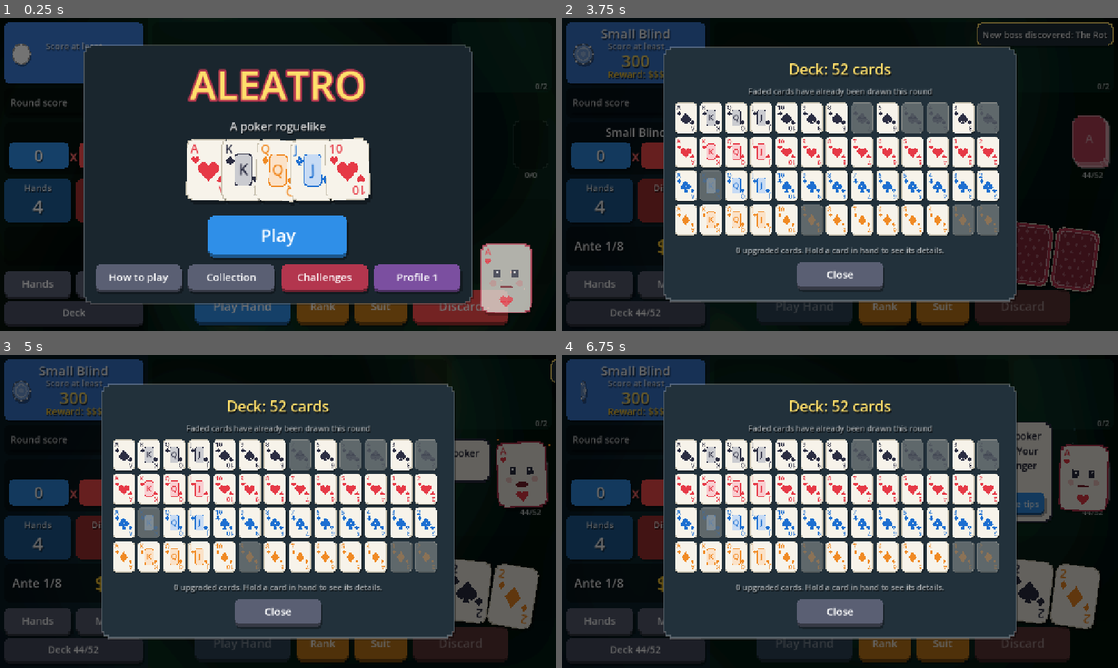
Above: before the commit, frames 1-4 (two rows, left to right).
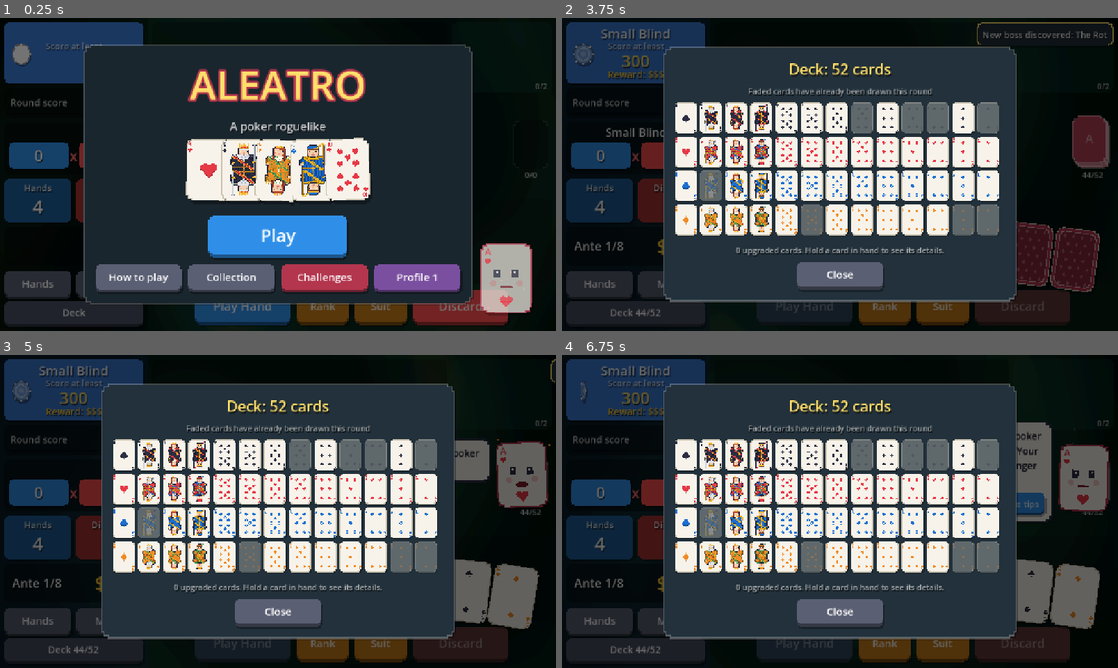
Above: after the commit, the same moments.

Repository: Yassineallach/schoolmaroc
Game: Godot game, scene res://scenes/main.tscn
The game is run twice, just before and just after one commit, with the same random seed, the same clock (stepped at 60 frames per second) and the same inputs.
Inputs (mouse positions are in pixels of both pictures, inside the frame that each line leads up to):
- Up to frame 1 (0.25 s): no input
- Up to frame 2 (3.75 s): click "Play Hand" at 0.5 s; click "Play Hand" at 1.25 s; click "Play" at 2 s; click "Play Small Blind" at 2.75 s; tap Enter (ui_accept) at 3.5 s; drag from (1090, 149) to (895, 105) at 3.52 s
- Up to frame 3 (5 s): drag from (172, 486) to (250, 574) at 4.27 s
- Up to frame 4 (6.75 s): move the mouse to (801, 592) at 5.02 s; hold Right (ui_right) 5.03-5.75 s; tap P (aleatro_play) at 5.1 s; click (801, 592) at 5.17 s; click "Hands" at 5.75 s; click "Deck 44/52" at 6.5 s

The runs differ from the first frame. In frame 1, 2.3% of the frame differs, in the area x 33-67%, y 39-58%; in frame 2, 4.3%; in frame 3, 4.7%; in frame 4, 4.7%, in the area x 20-96%, y 27-87%.

Commit message:
New pixel-art deck (1.17.0)
scripts/deck_art.gd paints every card face into a 50x70 image, cached as
a texture and drawn at 2x with nearest filtering:
- corner index: pixel rank over a small suit, repeated upside down in
  the opposite corner
- 2-10: the traditional pip layouts, pips past the middle turned over
- aces: one large pip rasterised from the suit shape with a shaded rim
- J / Q / K: double-ended court figures from hand-drawn templates (cap
  and feather, tiara and long hair, crown and beard; ermine or plain
  collars; patterned robes, cuffs and belt), recoloured per suit with a
  second accent colour, a gold-edged sash across the card, and a held
  item that differs by rank and suit (sword, axe, scepter, orb, rose,
  fan, mirror, spear, horn, staff, coin)

CardView draws the texture instead of text and shapes, which halves
its draw time; enhancement badges move to the bottom middle so they no
longer cover pips.

Co-Authored-By: Claude Opus 5.5 <noreply@anthropic.com>
Claude-Session: https://claude.ai/code/session_01LZR5ftoCVRtdXjWmfvUKYt

Diff:
--- a/aleatro/project.godot
+++ b/aleatro/project.godot
@@ -6,7 +6,7 @@
 
 config/name="Aleatro"
 config/description="A poker roguelike: build hands, collect charms, beat the blinds."
-config/version="1.16.1"
+config/version="1.17.0"
 run/main_scene="res://scenes/main.tscn"
 config/quit_on_go_back=false
 config/features=PackedStringArray("4.7", "GL Compatibility")
--- a/aleatro/scripts/card_view.gd
+++ b/aleatro/scripts/card_view.gd
@@ -31,6 +31,7 @@
 	custom_minimum_size = size
 	pivot_offset = size / 2
 	mouse_filter = Control.MOUSE_FILTER_STOP
+	texture_filter = CanvasItem.TEXTURE_FILTER_NEAREST  # crisp 2x pixel art
 	_tilt.attach(self)
 	if _face_box == null:
 		_face_box = PixelBox.new(Color("f7f3ea"), 4.0, 0.0, true)
@@ -110,7 +111,6 @@
 
 
 func _paint() -> void:
-	var font := ThemeDB.fallback_font
 	var amount := float_amount * (2.0 if selected else 1.0)
 	var base := Anim.float_xform(size, _phase, amount)
 	draw_set_transform_matrix(base)
@@ -126,23 +126,8 @@
 	_draw_enhancement(enh)
 	if selected:
 		draw_style_box(_select_box, Rect2(Vector2.ZERO, size))
-	var col: Color = Data.SUIT_COLORS[card.suit]
-	var label: String = Data.RANK_LABELS[card.rank]
-	draw_string(font, Vector2(8, 32), label, HORIZONTAL_ALIGNMENT_LEFT, -1, 28, col)
-	draw_suit(self, card.suit, Vector2(20, 48), 18.0, col)
-	# bottom-right mirror
-	draw_set_transform_matrix(base * Transform2D(PI, size))
-	draw_string(font, Vector2(8, 32), label, HORIZONTAL_ALIGNMENT_LEFT, -1, 28, col)
-	draw_suit(self, card.suit, Vector2(20, 48), 18.0, col)
-	draw_set_transform_matrix(base)
-	if card.rank >= 11 and card.rank <= 13:
-		var inner := PixelBox.new(col.lightened(0.75), 2.0)
-		inner.outline = 2.0
-		inner.outline_color = col
-		draw_style_box(inner, Rect2(30, 34, 40, 72))
-		draw_string(font, Vector2(30, 82), label, HORIZONTAL_ALIGNMENT_CENTER, 40, 34, col)
-	else:
-		draw_suit(self, card.suit, size / 2 + Vector2(0, 2), 46.0, col)
+	# indices, pips and court figures: one cached pixel image at 2x
+	draw_texture_rect(DeckArt.face(card.rank, card.suit), Rect2(Vector2.ZERO, size), false)
 	if enh != "":
 		_draw_badge(Data.ENHANCEMENTS[enh].name, Data.ENHANCEMENTS[enh].badge)
 	if card.get("seal", "") != "":
@@ -190,11 +175,11 @@
 
 func _draw_badge(text: String, col: Color) -> void:
 	var font := ThemeDB.fallback_font
-	# bottom-left corner, clear of the centre pip and the mirrored rank
-	var r := Rect2(7, size.y - 21, 56, 15)
+	# bottom middle, below the lowest pips and clear of the corner index
+	var r := Rect2(22, size.y - 17, 56, 13)
 	var b := PixelBox.new(col, 2.0)
 	draw_style_box(b, r)
-	draw_string(font, Vector2(r.position.x, r.position.y + 12.5), text.to_upper(), HORIZONTAL_ALIGNMENT_CENTER, r.size.x, 10, Color.WHITE)
+	draw_string(font, Vector2(r.position.x, r.position.y + 10.5), text.to_upper(), HORIZONTAL_ALIGNMENT_CENTER, r.size.x, 9, Color.WHITE)
 
 
 static func draw_suit(ci: CanvasItem, suit: int, c: Vector2, s: float, col: Color) -> void:
--- /dev/null
+++ b/aleatro/scripts/deck_art.gd
@@ -0,0 +1,426 @@
+class_name DeckArt
+extends RefCounted
+
+## Aleatro's pixel deck. Every face is painted into a 50x70 image (shown at
+## 2x with nearest filtering) and cached as a texture:
+## - corner index: pixel rank over a small suit, repeated upside down in the
+##   opposite corner
+## - 2-10: traditional pip layouts, pips past the middle turned upside down
+## - ace: one large pip
+## - J / Q / K: double-ended court figures built from layers (headwear,
+##   head, hair, collar, patterned robe, sash, held item), coloured per suit
+## The face itself (paper colour, enhancement tint) is drawn by CardView
+## underneath, so these images are transparent apart from the ink.
+
+const W := 50
+const H := 70
+
+# ---------------------------------------------------------------- palette
+
+const INK := Color("22243a")
+const CREAM := Color("fff6e0")
+const GOLD := Color("f5b82e")
+const GOLD_DARK := Color("b8801a")
+const SKIN := Color("f4cfae")
+const SKIN_SHADE := Color("d9a07a")
+const STEEL := Color("c9d3dc")
+const STEEL_DARK := Color("8a96a3")
+const ROSE := Color("e63946")
+# Second colour of each suit's court robes: spade, heart, club, diamond.
+const ACCENTS := [Color("e63946"), Color("1d6fd1"), Color("f2b415"), Color("3f9a5a")]
+const HAIR := {11: Color("7a4a2a"), 12: Color("b5462e"), 13: Color("dfe3ea")}
+const HAIR_SHADE := {11: Color("553220"), 12: Color("82301f"), 13: Color("a9b0bd")}
+
+# ---------------------------------------------------------------- glyphs
+
+## 3x5 rank glyphs ("1" is 2 wide, for 10).
+const GLYPHS := {
+	"A": [".#.", "#.#", "###", "#.#", "#.#"],
+	"2": ["##.", "..#", ".#.", "#..", "###"],
+	"3": ["##.", "..#", ".#.", "..#", "##."],
+	"4": ["..#", ".##", "#.#", "###", "..#"],
+	"5": ["###", "#..", "##.", "..#", "##."],
+	"6": [".##", "#..", "##.", "#.#", ".#."],
+	"7": ["###", "..#", ".#.", ".#.", ".#."],
+	"8": [".#.", "#.#", ".#.", "#.#", ".#."],
+	"9": [".#.", "#.#", ".##", "..#", "##."],
+	"1": [".#", "##", ".#", ".#", ".#"],
+	"0": [".#.", "#.#", "#.#", "#.#", ".#."],
+	"J": ["..#", "..#", "..#", "#.#", ".#."],
+	"Q": [".#.", "#.#", "#.#", "##.", ".##"],
+	"K": ["#.#", "#.#", "##.", "#.#", "#.#"],
+}
+
+## 5x5 corner suits: spade, heart, club, diamond.
+const SMALL := [
+	["..#..", ".###.", "#####", "..#..", ".###."],
+	[".#.#.", "#####", "#####", ".###.", "..#.."],
+	[".###.", ".###.", "##.##", "#####", "..#.."],
+	["..#..", ".###.", "#####", ".###.", "..#.."],
+]
+
+## 7x7 pips: spade, heart, club, diamond.
+const PIPS := [
+	["...#...", "..###..", ".#####.", "#######", "#######", "...#...", "..###.."],
+	[".##.##.", "#######", "#######", "#######", ".#####.", "..###..", "...#..."],
+	["..###..", ".#####.", "..###..", "##.#.##", "#######", "##.#.##", "..###.."],
+	["...#...", "..###..", ".#####.", "#######", ".#####.", "..###..", "...#..."],
+]
+
+## Pip centres (x, y) per rank; pips below the middle are drawn upside down.
+const L := 16
+const C := 25
+const R := 34
+const LAYOUTS := {
+	2: [[C, 14], [C, 56]],
+	3: [[C, 14], [C, 35], [C, 56]],
+	4: [[L, 14], [R, 14], [L, 56], [R, 56]],
+	5: [[L, 14], [R, 14], [C, 35], [L, 56], [R, 56]],
+	6: [[L, 14], [R, 14], [L, 35], [R, 35], [L, 56], [R, 56]],
+	7: [[L, 14], [R, 14], [C, 24], [L, 35], [R, 35], [L, 56], [R, 56]],
+	8: [[L, 14], [R, 14], [C, 24], [L, 35], [R, 35], [C, 46], [L, 56], [R, 56]],
+	9: [[L, 14], [R, 14], [L, 28], [R, 28], [C, 35], [L, 42], [R, 42], [L, 56], [R, 56]],
+	10: [[L, 14], [R, 14], [C, 21], [L, 28], [R, 28], [L, 42], [R, 42], [C, 49], [L, 56], [R, 56]],
+}
+
+static var _cache := {}
+
+
+## The face texture for `rank` (2-14) of `suit` (0 spade, 1 heart, 2 club, 3 diamond).
+static func face(rank: int, suit: int) -> ImageTexture:
+	var key := rank * 4 + suit
+	if not _cache.has(key):
+		_cache[key] = ImageTexture.create_from_image(paint(rank, suit))
+	return _cache[key]
+
+
+## The face as an Image, for tools and previews.
+static func paint(rank: int, suit: int) -> Image:
+	var img := Image.create(W, H, false, Image.FORMAT_RGBA8)
+	img.fill(Color(0, 0, 0, 0))
+	var col: Color = Data.SUIT_COLORS[suit]
+	_index(img, rank, suit, col)
+	if rank == 14:
+		_big_pip(img, suit, col)
+	elif rank >= 11:
+		_court(img, rank, suit, col)
+	else:
+		for p in LAYOUTS[rank]:
+			_bitmap(img, PIPS[suit], p[0] - 3, p[1] - 3, col, p[1] > 35)
+	return img
+
+
+# ---------------------------------------------------------------- pieces
+
+static func _bitmap(img: Image, rows: Array, x0: int, y0: int, col: Color, flip := false) -> void:
+	var h := rows.size()
+	for y in h:
+		var row: String = rows[h - 1 - y] if flip else rows[y]
+		for x in row.length():
+			if row[x] == "#":
+				img.set_pixel(x0 + x, y0 + y, col)
+
+
+static func _index(img: Image, rank: int, suit: int, col: Color) -> void:
+	var label: String = Data.RANK_LABELS[rank]
+	var x := 2
+	for ch in label:
+		_bitmap(img, GLYPHS[ch], x, 3, col)
+		x += GLYPHS[ch][0].length() + 1
+	var width := x - 3
+	var sx := 2 + (width - 5) / 2 if width > 5 else 1
+	_bitmap(img, SMALL[suit], sx, 10, col)
+	# the same index, upside down in the opposite corner
+	for y in 16:
+		for xx in 9:
+			var c := img.get_pixel(xx, y)
+			if c.a > 0.0:
+				img.set_pixel(W - 1 - xx, H - 1 - y, c)
+
+
+## A large pip, rasterised from the suit's shape, with a one-pixel
+## darker rim on its lower edge.
+static func _big_pip(img: Image, suit: int, col: Color) -> void:
+	const S := 19
+	var x0 := C - S / 2
+	var y0 := 35 - S / 2
+	for y in S:
+		for x in S:
+			var p := Vector2((x + 0.5) / S - 0.5, (y + 0.5) / S - 0.5)
+			if _in_suit(suit, p):
+				var below := Vector2(p.x, p.y + 1.0 / S)
+				img.set_pixel(x0 + x, y0 + y, col if _in_suit(suit, below) else col.darkened(0.35))
+
+
+## Whether point `p` (unit square, centred) lies inside the suit shape.
+static func _in_suit(suit: int, p: Vector2) -> bool:
+	match suit:
+		1:
+			return p.distance_to(Vector2(-0.24, -0.14)) < 0.26 or p.distance_to(Vector2(0.24, -0.14)) < 0.26 \
+				or _in_tri(p, Vector2(-0.49, -0.04), Vector2(0.49, -0.04), Vector2(0, 0.5))
+		3:
+			return absf(p.x) / 0.4 + absf(p.y) / 0.5 <= 1.0
+		0:
+			return p.distance_to(Vector2(-0.23, 0.1)) < 0.25 or p.distance_to(Vector2(0.23, 0.1)) < 0.25 \
+				or _in_tri(p, Vector2(-0.48, 0.06), Vector2(0, -0.5), Vector2(0.48, 0.06)) \
+				or _in_tri(p, Vector2(0, 0.1), Vector2(0.17, 0.5), Vector2(-0.17, 0.5))
+		_:
+			return p.distance_to(Vector2(0, -0.24)) < 0.22 or p.distance_to(Vector2(-0.24, 0.08)) < 0.22 \
+				or p.distance_to(Vector2(0.24, 0.08)) < 0.22 \
+				or _in_tri(p, Vector2(0, -0.05), Vector2(0.17, 0.5), Vector2(-0.17, 0.5))
+
+
+static func _in_tri(p: Vector2, a: Vector2, b: Vector2, c: Vector2) -> bool:
+	var d1 := (p - b).cross(a - b)
+	var d2 := (p - c).cross(b - c)
+	var d3 := (p - a).cross(c - a)
+	return not ((d1 < 0 or d2 < 0 or d3 < 0) and (d1 > 0 or d2 > 0 or d3 > 0))
+
+
+# ---------------------------------------------------------------- courts
+
+## Court half-figures, drawn as the left half (column 15 is the centre) and
+## mirrored; the sash and held item are painted over them afterwards.
+##   K ink  S skin  s skin shade  r lips/cheek  H hair  h hair shade
+##   P robe  p robe shade  A accent  a accent shade  G gold  g dark gold
+##   W cream  J jewel
+const JACK := [
+	"................",
+	"...........KKKKK",
+	"..........KPPPPP",
+	".........KPPPPPP",
+	"........KPPPPPPP",
+	"........KGGGGGGG",
+	"........KHHHHHHH",
+	"........KHSSSSSS",
+	"........KHShhSSS",
+	"........KHSKWSSS",
+	"........KHSSSSSs",
+	"........KHrSSSSs",
+	".........KSSSSrr",
+	".........KKSSSSS",
+	"....KKKKKAAKSSSS",
+	"...KAAAAAaaAKKKK",
+	"..KpPPPPAaAAAAAA",
+	".KppPpPpPAaaaaaa",
+	"KppPpPpPpPpPpPpG",
+	"KppPpPpPpPpPpPpg",
+	"KppPpPpPpPpPpPpG",
+	"KpAAAPpPpPpPpPpg",
+	"KSSSKPpPpPpPpPpG",
+	"KsSSKPpPpPpPpPpg",
+	".KKKPpPpPpPpPpPG",
+	"..KpPpPpPpPpPpPg",
+	"..KpPpPpPpPpPpPG",
+	"..KgggggggggggGA",
+	"..KpPpPpPpPpPpPg",
+	"..KpPpPpPpPpPpPG",
+]
+const QUEEN := [
+	"................",
+	"............G..J",
+	"...........GGG.G",
+	"..........KGgGGG",
+	".........KHHHHHH",
+	"........KHHHHHHH",
+	"........KHSSSSSS",
+	"........KHShSSSS",
+	"........KHSKWSSS",
+	"........KHSSSSSs",
+	"........KHrSSSSs",
+	"........KHSSSSrr",
+	"........KHHSSSSS",
+	"....KKKKHhHKSSSS",
+	"...KWWWKHhWWWWWW",
+	"..KWAWAWHhWAWAWW",
+	".KpPPPPPHhKWWWWW",
+	"KppPAPPPKhPKWWAW",
+	"KppPPPPAPKPPKWWW",
+	"KppPAPPPPPAPPKKW",
+	"KppPPPPAPPPPAPPK",
+	"KpGGGPPPPPAPPPPG",
+	"KSSSKPPAPPPPAPPg",
+	"KsSSKPPPPPAPPPPG",
+	".KKKPPPAPPPPAPPg",
+	"..KpPPPPPPAPPPPG",
+	"..KpPPPAPPPPAPPg",
+	"..KgggggggggggGA",
+	"..KpPPPPPPPPPPPW",
+	"..KpPPpPPpPPpPPW",
+]
+const KING := [
+	"..........G....G",
+	"..........G..G.G",
+	"..........GG.GGG",
+	"..........GGGGGG",
+	"..........GJGAGJ",
+	".........KgggggG",
+	".........KHHHHHH",
+	".........KSSSSSS",
+	".........KShhSSS",
+	".........KSKWSSS",
+	".........KSSSSSs",
+	".........KrSSSSs",
+	"....KKKKKHHHHHHr",
+	"...KWWKWWHHHHHHH",
+	"..KWKWWKWHHhHHHH",
+	".KpPPPPPKWHHHhHH",
+	".KpPpPPpPKWHHHHH",
+	"KppPPPPPPPKKHHhH",
+	"KppPpPPpPPPPKKHH",
+	"KppPPPPPPPpPPPKH",
+	"KppPpPPpPPPPpPPG",
+	"KpGGGPPPPPpPPPPg",
+	"KSSSKPpPPpPPpPPG",
+	"KsSSKPPPPPPPPPPg",
+	".KKKPpPPpPPpPPpG",
+	"..KpPPPPPPPPPPPg",
+	"..KpPpPPpPPpPPpG",
+	"..KgggggggggggGJ",
+	"..KpPPpPPpPPpPPG",
+	"..KpPPpPPpPPpPPg",
+]
+
+const HW := 31  # court half width
+const HH := 30  # court half height; the last row meets the upside-down half
+const X0 := 10
+const Y0 := 5
+
+## What each court holds, by rank (J, Q, K) and suit.
+const ITEMS := [
+	["spear", "horn", "staff", "coin"],
+	["mirror", "rose", "fan", "mirror"],
+	["sword", "axe", "scepter", "orb"],
+]
+
+
+## A court card: the half figure in the top half of the frame, then the
+## same half turned upside down below, like a real double-ended card.
+static func _court(img: Image, rank: int, suit: int, col: Color) -> void:
+	var half: Array = [JACK, QUEEN, KING][rank - 11]
+	var g: Array = []
+	for row in half:
+		var full: String = row + row.left(15).reverse()
+		g.append(_chars(full))
+	_overlay(g, rank - 11, suit)
+	var pal := _palette(rank, suit, col)
+	for y in HH:
+		for x in HW:
+			var ch: String = g[y][x]
+			if ch == ".":
+				continue
+			var c: Color = pal[ch]
+			img.set_pixel(X0 + x, Y0 + y, c)
+			img.set_pixel(50 - (X0 + x), 69 - (Y0 + y), c)
+
+
+static func _chars(s: String) -> Array:
+	var out: Array = []
+	for i in s.length():
+		out.append(s[i])
+	return out
+
+
+static func _palette(rank: int, suit: int, col: Color) -> Dictionary:
+	var a: Color = ACCENTS[suit]
+	return {
+		"K": INK, "W": CREAM, "G": GOLD, "g": GOLD_DARK, "S": SKIN, "s": SKIN_SHADE,
+		"r": Color("e2786e"), "J": ROSE, "L": STEEL, "l": STEEL_DARK,
+		"P": col, "p": col.darkened(0.35), "A": a, "a": a.darkened(0.3),
+		"H": HAIR[rank], "h": HAIR_SHADE[rank],
+	}
+
+
+## Sash, the jack's feather and the held item, over the mirrored half.
+static func _overlay(g: Array, court: int, suit: int) -> void:
+	var put := func(x: int, y: int, c: String) -> void:
+		if x >= 0 and x < HW and y >= 0 and y < HH and g[y][x] != ".":
+			g[y][x] = c
+	var force := func(x: int, y: int, c: String) -> void:
+		if x >= 0 and x < HW and y >= 0 and y < HH:
+			g[y][x] = c
+	# sash: left shoulder down to the right hip, gold edges, accent middle
+	for y in range(15, HH):
+		var x := 5 + roundi((y - 15) * 1.45)
+		for e in [[-2, "G"], [-1, "A"], [0, "A"], [1, "a"], [2, "G"]]:
+			if not ("KSsWHhr.".contains(g[y][x + e[0]])):
+				put.call(x + e[0], y, e[1])
+	# the jack's cap feather sweeps back over the top
+	if court == 0:
+		for q in [[20, 3, "A"], [21, 2, "A"], [22, 2, "A"], [23, 1, "A"], [24, 1, "A"], [25, 0, "A"],
+				[21, 3, "a"], [22, 3, "a"], [23, 2, "a"], [24, 2, "a"]]:
+			force.call(q[0], q[1], q[2])
+	var kind: String = ITEMS[court][suit]
+	var hx := 27
+	var hy := 22
+	if kind in ["sword", "spear", "staff", "scepter", "axe"]:
+		var top: int = {"sword": 1, "spear": 0, "staff": 2, "scepter": 2, "axe": 3}[kind]
+		var shaft: String = {"sword": "L", "spear": "g", "staff": "g", "scepter": "G", "axe": "g"}[kind]
+		for y in range(top, 29):
+			force.call(hx, y, shaft)
+			force.call(hx + 1, y, "K" if kind != "sword" or y > hy - 3 else "l")
+		force.call(hx - 1, top, "K")
+		force.call(hx + 2, top, "K")
+		match kind:
+			"sword":
+				for x in range(hx - 2, hx + 3):
+					force.call(x, hy - 2, "G")
+				force.call(hx, hy - 1, "g")
+				force.call(hx, 0, "L")
+			"spear":
+				for y in 3:
+					force.call(hx, y, "L")
+				force.call(hx - 1, 2, "l")
+				force.call(hx + 1, 2, "l")
+				force.call(hx - 1, 4, "A")
+				force.call(hx + 1, 4, "A")
+			"axe":
+				for y in range(3, 9):
+					for x in range(hx - 4, hx):
+						force.call(x, y, "L" if x > hx - 4 else "l")
+				force.call(hx - 5, 5, "l")
+				force.call(hx - 5, 6, "l")
+			"scepter":
+				for q in [[0, -2], [-1, -1], [0, -1], [1, -1], [0, 0]]:
+					force.call(hx + q[0], top + q[1], "G")
+				force.call(hx, top - 1, "A")
+			"staff":
+				force.call(hx - 1, 1, "A")
+				force.call(hx + 1, 1, "A")
+				force.call(hx, 0, "A")
+				force.call(hx, 1, "a")
+		return
+	match kind:
+		"rose":
+			for y in range(hy - 7, hy + 1):
+				force.call(hx, y, "a" if suit != 3 else "p")
+			for q in [[0, -10], [-1, -9], [0, -9], [1, -9], [-1, -8], [0, -8], [1, -8]]:
+				force.call(hx + q[0], hy + q[1], "J")
+			force.call(hx + 1, hy - 5, "a")
+		"mirror":
+			for y in range(hy - 4, hy + 1):
+				force.call(hx, y, "g")
+			for q in [[0, -8], [-1, -7], [1, -7], [-1, -6], [1, -6], [0, -5]]:
+				force.call(hx + q[0], hy + q[1], "G")
+			force.call(hx, hy - 7, "W")
+			force.call(hx, hy - 6, "L")
+		"fan":
+			for i in 5:
+				for y in range(hy - 7 + absi(i - 2), hy):
+					force.call(hx - 2 + i, y, "A" if i % 2 == 0 else "W")
+			force.call(hx, hy, "g")
+		"horn":
+			for q in [[-1, -1], [0, -2], [1, -3], [2, -4], [2, -5], [2, -6]]:
+				force.call(hx + q[0], hy + q[1], "G")
+			for x in range(hx + 1, hx + 4):
+				force.call(x, hy - 7, "g")
+		"coin":
+			for q in [[0, -1], [-1, 0], [0, 0], [1, 0], [0, 1]]:
+				force.call(hx + q[0], hy - 3 + q[1], "G")
+			force.call(hx, hy - 3, "g")
+		"orb":
+			for q in [[0, -1], [-1, 0], [0, 0], [1, 0], [0, 1], [-1, -1], [1, -1], [-1, 1], [1, 1]]:
+				force.call(hx + q[0], hy - 3 + q[1], "G")
+			force.call(hx, hy - 3, "A")
+			for q in [[0, -6], [-1, -5], [0, -5], [1, -5]]:
+				force.call(hx + q[0], hy + q[1], "G")
Not shown, changed: aleatro/export_presets.cfg
Not shown, added: aleatro/scripts/deck_art.gd.uid
Not shown, changed: aleatro/README.md
